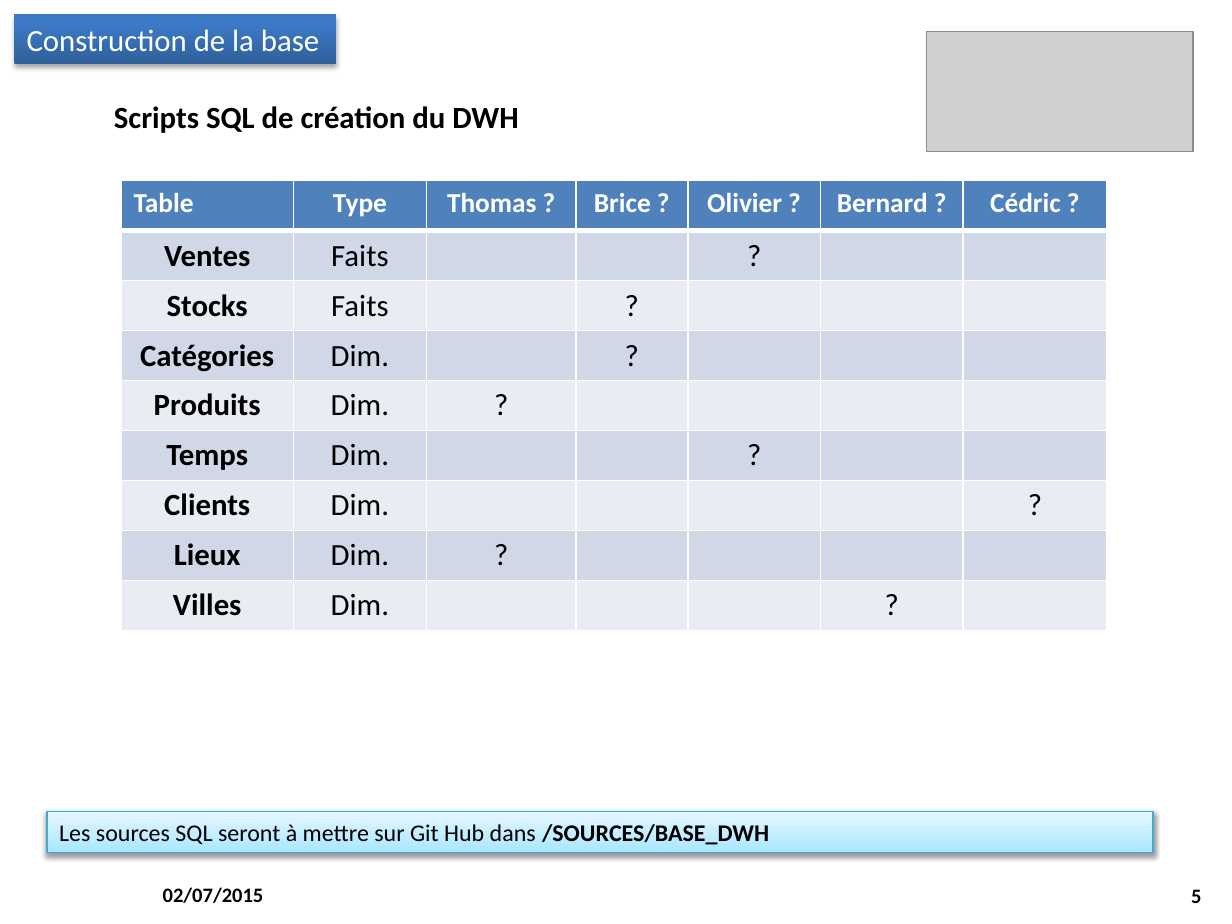
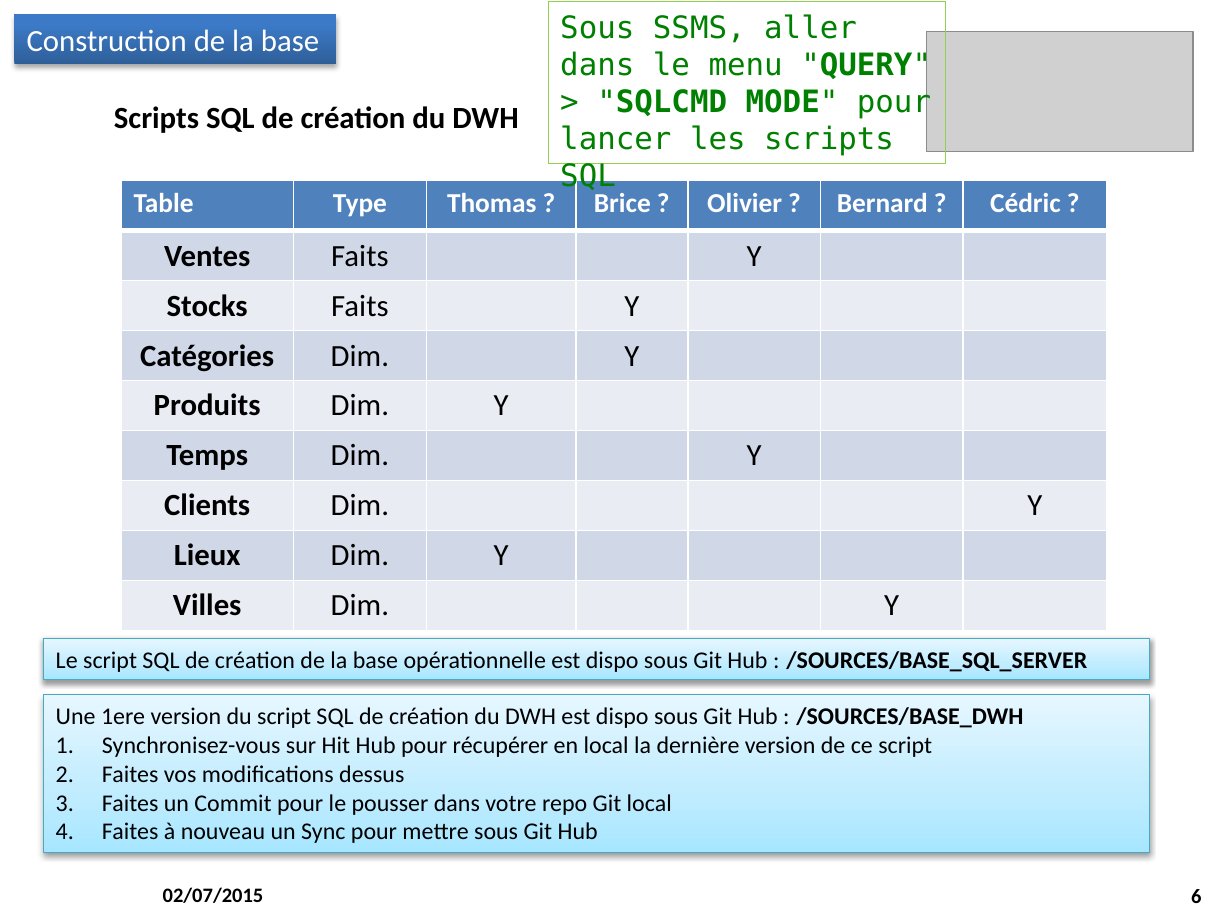
Before and after one commit to M2SIID-ODE/Projet_ODE, a slide deck: slide 6 of Documentation/4 - Suivi projet/Point_Equipe_2015-07-02.pptx (slide 5 before the commit). Drawn at 1232x924 pixels with LibreOffice and Linux fonts; fonts in the diff are those of the drawing; grey boxes stand for pictures; background and template pictures are left out. Boxes give left, top, right and bottom in pixels: in the first picture for what was removed or moved away, otherwise in the second. Text is boxed around its words. In the diff, an @@ line names an element or a change of style, - is before the commit and + after.

Commit message:
Documentation et données DWH
> Point d'équipe du 02/07/2015
> Données des villes et des categories pour le DWH

```diff
--- a/Documentation/4 - Suivi projet/Point_Equipe_2015-07-02.pptx
+++ b/Documentation/4 - Suivi projet/Point_Equipe_2015-07-02.pptx
@@ rectangle added at (548,2,946,164), outline #92D050 0.75 pt, 18 pt, text #008000 @@
+Sous SSMS, aller dans le menu "QUERY" > "SQLCMD MODE" pour lancer les scripts SQL
@@ table at (121,181,1108,631) @@
-row 2, column 5: ?
+row 2, column 5: Y
-row 3, column 4: ?
+row 3, column 4: Y
-row 4, column 4: ?
+row 4, column 4: Y
-row 5, column 3: ?
+row 5, column 3: Y
-row 6, column 5: ?
+row 6, column 5: Y
-row 7, column 7: ?
+row 7, column 7: Y
-row 8, column 3: ?
+row 8, column 3: Y
-row 9, column 6: ?
+row 9, column 6: Y
@@ rectangle added at (43,638,1149,680), fill gradient #A7E6FF to #C1EDFF to #E7F8FF, outline #46AAC5 0.75 pt, 14 pt, text #000000 @@
+Le script SQL de création de la base opérationnelle est dispo sous Git Hub : /SOURCES/BASE_SQL_SERVER
@@ rectangle added at (43,695,1149,853), fill gradient #A7E6FF to #C1EDFF to #E7F8FF, outline #46AAC5 0.75 pt, 14 pt, text #000000 @@
+Une 1ere version du script SQL de création du DWH est dispo sous Git Hub : /SOURCES/BASE_DWH
+1. Synchronisez-vous sur Hit Hub pour récupérer en local la dernière version de ce script
+2. Faites vos modifications dessus
+3. Faites un Commit pour le pousser dans votre repo Git local
+4. Faites à nouveau un Sync pour mettre sous Git Hub
@@ rectangle removed at (47,811,1153,853) @@
-Les sources SQL seront à mettre sur Git Hub dans /SOURCES/BASE_DWH
@@ page number at (1191,889,1201,903): text changed @@
-5
+6
```
Also in this commit, not shown: 2 other slides changed, 2 slides added, 2 other files.
